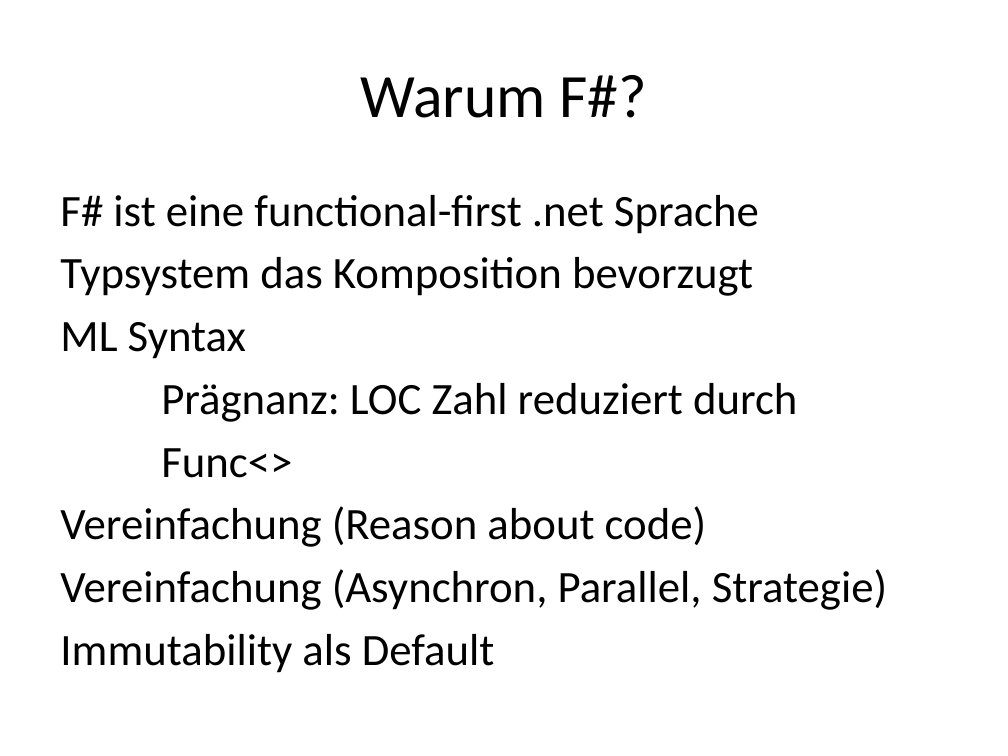
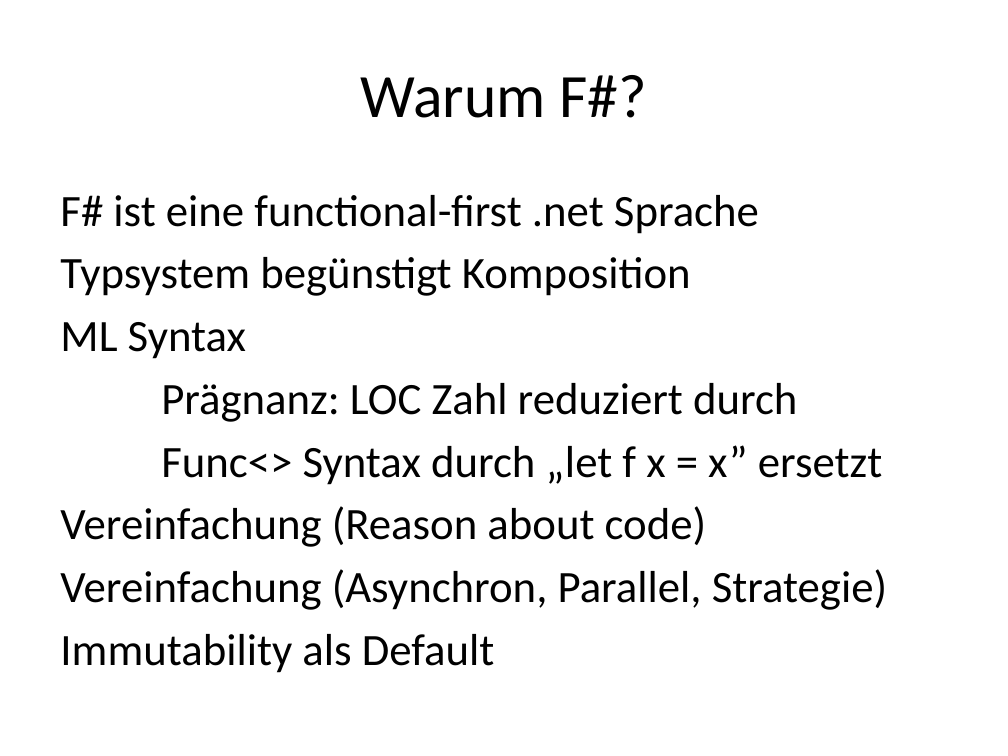
Before and after one commit to nasserbrake/talks, a slide deck: slide 10 of 20151202Extended/FSharp.pptx. Drawn at 1008x756 pixels with LibreOffice and Linux fonts; fonts in the diff are those of the drawing. Boxes give left, top, right and bottom in pixels: in the first picture for what was removed or moved away, otherwise in the second. Text is boxed around its words. In the diff, an @@ line names an element or a change of style, - is before the commit and + after.

```diff
--- a/20151202Extended/FSharp.pptx
+++ b/20151202Extended/FSharp.pptx
@@ text at (60,257,691,296): text changed @@
-Typsystem das Komposition bevorzugt
+Typsystem begünstigt Komposition
@@ text at (161,445,882,485): text changed @@
-Func<>
+Func<> Syntax durch „let f x = x” ersetzt
```
Also in this commit, not shown: 3 other files.
